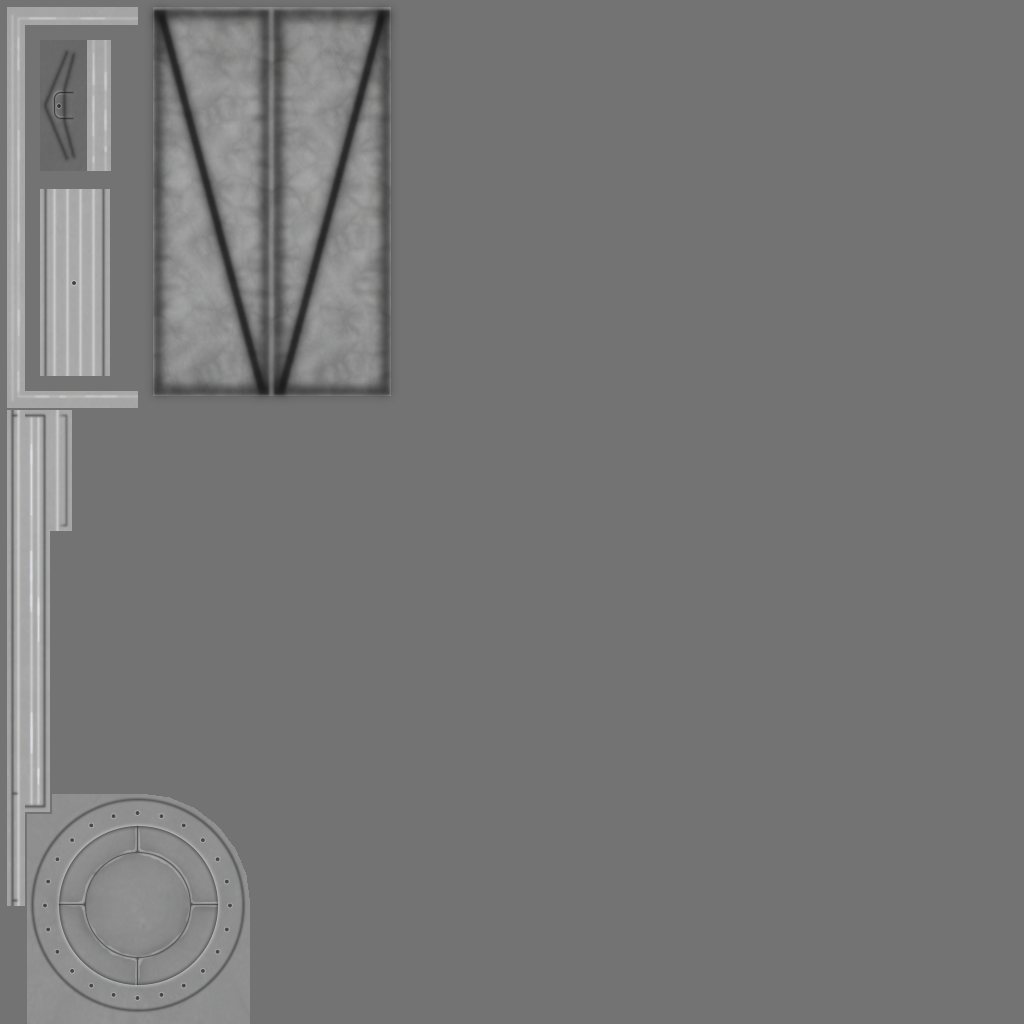
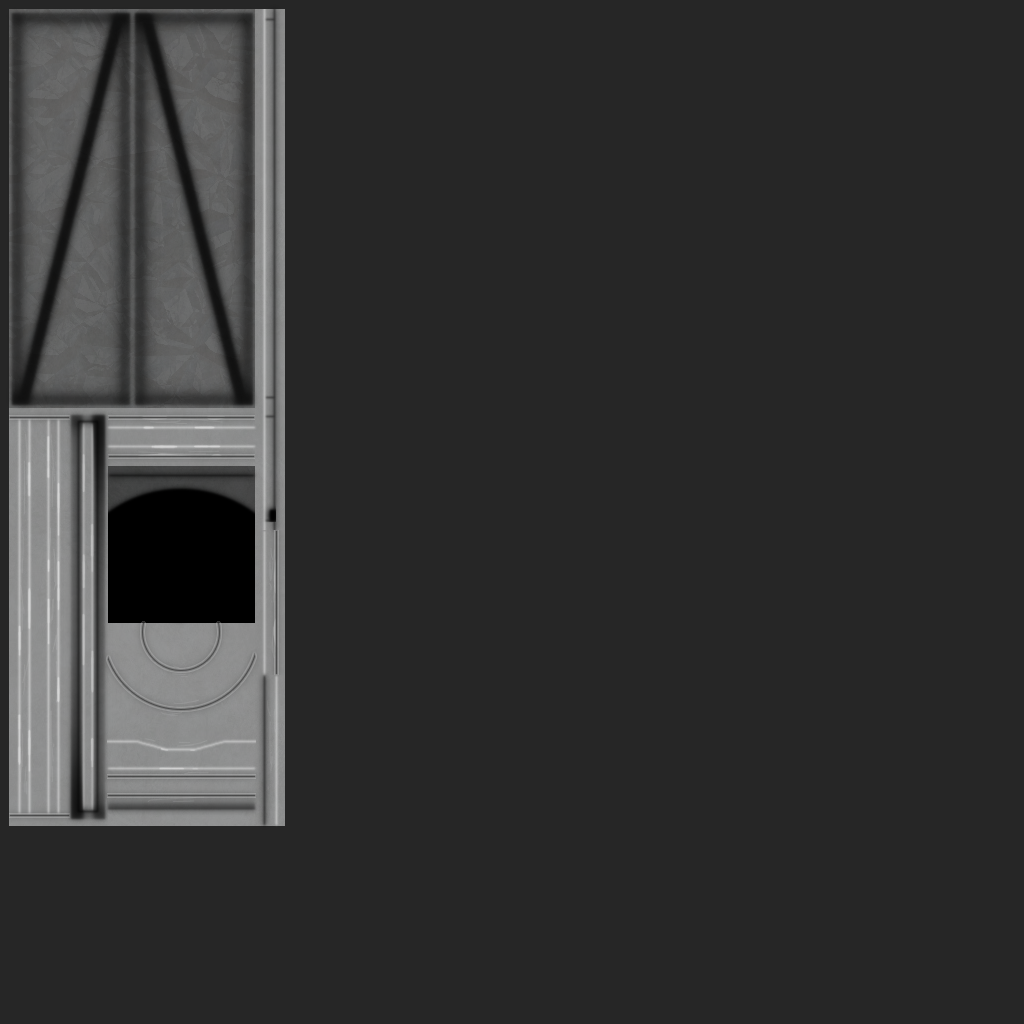
Two versions of the same layered image (1024×1024). Layer-by-layer changes:
removed layer "Baked AO 2" (was multiply, 60%) over [141, 0, 403, 408]
renamed "Body High 1" to "o", hid it, opacity 50% → 100%, moved it above "endcap_s1", painted on it over [9, 12, 277, 816]
removed layer "Wear" (was 20%) over [7, 7, 391, 1024]
renamed "Port Side High 1" to "cap low 2", moved it into group "endcap_s1", painted on it over [51, 189, 261, 817]
renamed "Port Side Low 1" to "cap low 1", moved it into group "endcap_s1", painted on it over [42, 189, 258, 812]
added group "nashira_truss_s1_1" with 38 layers above "b" over [4, 3, 287, 831]
renamed "Foil Height" to "baked ao 2", opacity 50% → 60%, moved it into group "nashira_truss_s1_1", painted on it over [4, 5, 391, 827]
added layer "baked ao 1" (multiply, 60%) in group "nashira_truss_s1_1" over [9, 10, 256, 822]
renamed "Valley Bolts 1" to "inner low 3", opacity 50% → 100%, moved it into group "inner", painted on it, unmasked it over [57, 104, 255, 623]
added group "body" (3rd of 5, in "nashira_truss_s1_1") with 12 layers in group "nashira_truss_s1_1" over [9, 3, 283, 826]
renamed "Valley High" to "body low 3", moved it into group "body", painted on it over [46, 84, 276, 522]
added layer "body high 1" in group "body" over [16, 9, 268, 816]
added group "body" (4th of 5, in "nashira_truss_s1_1" › "body") (40%) with 3 layers in group "body" over [9, 415, 255, 818]
added layer "body grime 1" (2nd of 2, in "nashira_truss_s1_1" › "body") (20%) in group "body" over [9, 407, 255, 826]
renamed "Walls Low 2" to "wear", opacity 100% → 20%, moved it into group "nashira_truss_s1_1", painted on it over [9, 9, 285, 904]
renamed "Body High 2" to "b", opacity 25% → 100%, painted on it over [9, 9, 285, 826]
renamed "b" to "back", painted on it over [0, 0, 1024, 1024]
removed layer "back" over [0, 0, 1024, 1024]
…and 58 more changes (29 added, 2 mask, 7 opacity, 8 painted, 21 removed, 8 renamed, 8 stack)
